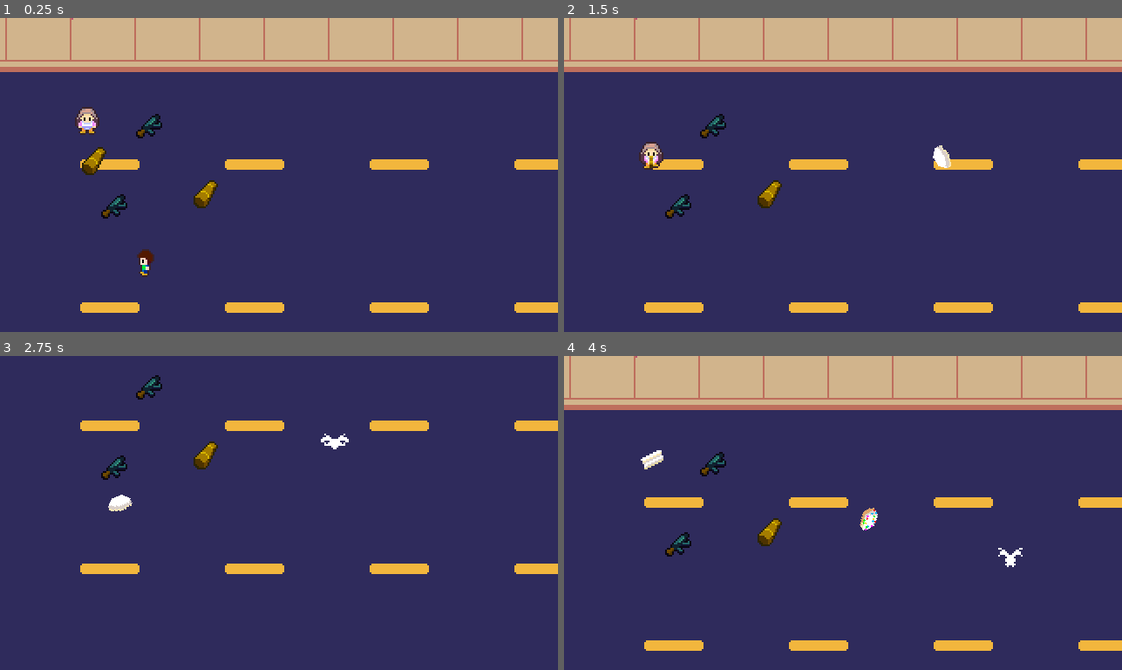
Above: before the commit, frames 1-4 (two rows, left to right).
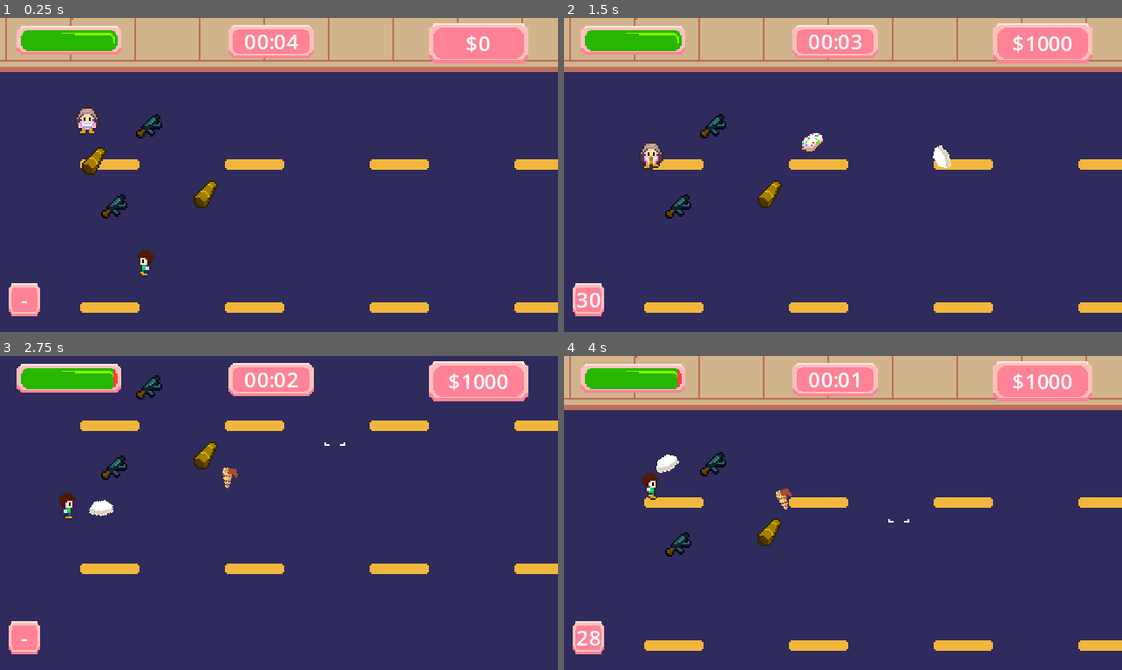
Above: after the commit, the same moments.

Repository: EricElMagenta/ligua-jam-2024
Game: Godot game, scene res://entities/world/world_1.tscn
Two runs of this game, one before a commit and one after it. Both use one fixed random seed, a clock stepped at 60 frames per second and the inputs below.
Inputs (mouse positions are in pixels of both pictures, inside the frame that each line leads up to):
- Up to frame 1 (0.25 s): no input
- Up to frame 2 (1.5 s): move the mouse to (965, 159) at 0.52 s; press the mouse at (965, 159) at 0.53 s; hold E (swap_weapon_right, bound only after the commit) 0.53-1.28 s; move the mouse to (731, 190) at 1.27 s; release the mouse at (731, 190) at 1.28 s; hold Down (ui_down) from 1.28 s (still down); click (731, 190) at 1.35 s
- Up to frame 3 (2.75 s): move the mouse to (334, 443) at 2.02 s; release Down (ui_down) at 2.03 s; press the mouse at (334, 443) at 2.03 s; hold E (swap_weapon_right, bound only after the commit) from 2.03 s (still down)
- Up to frame 4 (4 s): move the mouse to (815, 575) at 2.77 s; release E (swap_weapon_right, bound only after the commit) at 2.78 s; release the mouse at (815, 575) at 2.78 s; hold Up (ui_up) 2.78-3.53 s; click (815, 575) at 2.85 s; move the mouse to (1010, 560) at 3.52 s; press the mouse at (1010, 560) at 3.53 s; hold Q (swap_weapon_left, bound only after the commit) from 3.53 s (still down)

The runs differ from the first frame. In frame 1, 6.1% of the frame differs, in the area x 1-95%, y 1-95%; in frame 2, 6.3%; in frame 3, 6.8%; in frame 4, 6.9%.

Commit message:
Agregada interfaz básica con vida, municiones, tiempo y puntaje. Agregado swapping de armas.

Diff:
--- /dev/null
+++ b/entities/UI/healthbar.tscn
@@ -0,0 +1,10 @@
+[gd_scene load_steps=2 format=3 uid="uid://cpv50s3b0bo4p"]
+
+[sub_resource type="StyleBoxEmpty" id="StyleBoxEmpty_h0ikb"]
+
+[node name="Healthbar" type="ProgressBar"]
+offset_right = 240.0
+offset_bottom = 4.0
+theme_override_styles/background = SubResource("StyleBoxEmpty_h0ikb")
+value = 80.0
+show_percentage = false
--- a/entities/enemies/enemy_1.gd
+++ b/entities/enemies/enemy_1.gd
@@ -3,6 +3,7 @@
 
 const SPEED = 50.0
 const DAMAGE = 8
+const SCORE_VALUE = 50
 
 var health = 10
 var player_pos
@@ -35,5 +36,5 @@
 func handle_damage_to_player():
 	for body in hitbox.get_overlapping_bodies():
 		if body is Player && !player.damage_blink:
-			player.health -= DAMAGE
+			player.health.value -= DAMAGE
 			player.on_take_damage()
--- a/entities/player/player.gd
+++ b/entities/player/player.gd
@@ -1,20 +1,30 @@
 extends CharacterBody2D
 class_name Player
 
+const HEALTH_MAX = 100
 const SPEED = 100.0
 const WEAPON = ["default", "machinegun", "blowgun"]
 
-var health = 100 # VIDA
 var can_shoot = true # COOLDOWN
 var damage_blink = false # INVENCIBILIDAD DESPUÉS DE RECIBIR DAÑO
 var weapon_index = 0
 var current_anim_state = "idle"
+var has_weapon = [1, 0, 0]
 
 # MUNICIONES
+var machinegun_ammo = 0
+var blowgun_ammo = 0
 var ammo = 0
 
+# PUNTAJE
+var score = 0
+
+@onready var health = $"../UI/Healthbar/Health"
 @onready var animated_sprite_2d = $AnimatedSprite2D
 @onready var projectile = load("res://entities/player/projectile.tscn")
+
+func _ready():
+	health.value = HEALTH_MAX
 
 func _physics_process(delta):
 	var input_direction = Input.get_vector("ui_left", "ui_right", "ui_up", "ui_down")
@@ -24,9 +34,10 @@
 	elif weapon_index == 1: shooting_machinegun()
 	elif weapon_index == 2: shooting_blowgun()
 
+	swap_weapon()
 	move_and_slide()
-
-	if health < 1: get_tree().reload_current_scene()
+	print(has_weapon)
+	if health.value < 1: get_tree().reload_current_scene()
 
 ######################################################################### FUNCIONES AUXILIARES ############################################
 func handle_movement(input_direction):
@@ -60,7 +71,7 @@
 	animated_sprite_2d.play(current_weapon + "_" + current_anim_state)
 
 func shooting_default():
-	if Input.is_action_just_pressed("left_click") && can_shoot:
+	if Input.is_action_pressed("left_click") && can_shoot:
 		# Instanciar proyectil
 		var new_projectile = load("res://entities/player/projectile.tscn")
 		var projectile_instance = new_projectile.instantiate()
@@ -76,7 +87,7 @@
 
 func shooting_machinegun():
 	if Input.is_action_pressed("left_click") && can_shoot:
-
+		machinegun_ammo -= 1
 		# Instanciar el proyectil
 		var new_projectile = load("res://entities/player/projectile.tscn")
 		var projectile_instance = new_projectile.instantiate()
@@ -89,13 +100,13 @@
 		await get_tree().create_timer(0.05).timeout
 		can_shoot = true
 
-		ammo -= 1
-
-	if ammo <= 0: weapon_index = 0
+	if machinegun_ammo <= 0:
+		has_weapon[1] = 0
+		weapon_index = 0
 
 func shooting_blowgun():
 	if Input.is_action_pressed("left_click") && can_shoot:
-
+		blowgun_ammo -= 1
 		# Instanciar el proyectil
 		var new_projectile = load("res://entities/player/projectile.tscn")
 		var projectile_instance = new_projectile.instantiate()
@@ -108,9 +119,10 @@
 		await get_tree().create_timer(0.20).timeout
 		can_shoot = true
 
-		ammo -= 1
-
-	if ammo <= 0: weapon_index = 0
+	if blowgun_ammo <= 0:
+		has_weapon[2] = 0
+		weapon_index = 0
+
 #func handle_animation(input_direction):
 #	# Caminar en diferentes direcciones (debe haber alguna mejor forma de hacer esto)
 #	if input_direction == Vector2(0,0):
@@ -123,16 +135,66 @@
 #		if input_direction[0] < 0: animated_sprite_2d.scale.x = -1
 #		else: animated_sprite_2d.scale.x = 1
 
+func update_ammo():
+	if weapon_index == 0: return '-'
+	elif weapon_index == 1: return machinegun_ammo
+	elif weapon_index == 2: return blowgun_ammo
+
+func swap_weapon():
+	if Input.is_action_just_pressed("swap_weapon_right"):
+		var swap_direction = "right"
+		var next_weapon = next_weapon_available(swap_direction)
+		print("siguiente arma:" + str(next_weapon))
+		weapon_index = next_weapon
+
+		#var next_weapon = next_weapon_available(swap_direction)
+		#if next_weapon_available(swap_direction):
+			#weapon_index = next_weapon_available(swap_direction)
+		#if !next_weapon_available(weapon_index): return
+		#if weapon_index == len(has_weapon)-1: weapon_index = 0
+		#else: weapon_index += 1
+
+	if Input.is_action_just_pressed("swap_weapon_left"):
+		var swap_direction = "left"
+		var next_weapon = next_weapon_available(swap_direction)
+		print("siguiente arma:" + str(next_weapon))
+		weapon_index = next_weapon
+
+func next_weapon_available(swap_direction):
+	if swap_direction == "right":
+		for i in range(weapon_index+1, len(has_weapon), 1):
+			if has_weapon[i] == 1:
+				print(i)
+				return i
+
+		print("no se encontró la weá")
+		return 0
+
+	if swap_direction == "left":
+		if weapon_index == 0:
+			for i in range(len(has_weapon)-1, 0, -1):
+				if has_weapon[i] == 1:
+					print("Siguiente arma:" + str(i))
+					return i
+		else:
+			for i in range(weapon_index-1, 0, -1):
+				if has_weapon[i] == 1:
+					print("Siguiente arma:" + str(i))
+					return i
+	print("no se encontró la weá")
+	return 0
+
+
+
 ######################################################################### SEÑALES ##############################################################
 func _on_hitbox_area_entered(area):
 	if area is PowerUp:
 		if area.type == "machinegun":
-			if weapon_index == 1:
-				ammo += 50
-			else:
-				ammo = 50
+			machinegun_ammo += 20
 			weapon_index = 1
+			has_weapon[weapon_index] = 1
 		elif area.type == "blowgun":
-			ammo = 20
+			blowgun_ammo += 30
 			weapon_index = 2
+			has_weapon[weapon_index] = 1
 		area.queue_free()
--- a/entities/player/player.tscn
+++ b/entities/player/player.tscn
@@ -323,7 +323,7 @@
 
 [node name="AnimatedSprite2D" type="AnimatedSprite2D" parent="."]
 sprite_frames = SubResource("SpriteFrames_2skpv")
-animation = &"blowgun_walk_up"
+animation = &"default_idle"
 
 [node name="Camera2D" type="Camera2D" parent="."]
 limit_left = 0
--- a/entities/player/projectile.gd
+++ b/entities/player/projectile.gd
@@ -9,6 +9,7 @@
 var spawn_pos : Vector2 # Posición de spawn
 var target_pos : Vector2 # Objetivo (donde clickeó el jugador)
 var weapon_index = 0
+
 
 # Hitbox del dulce
 @onready var collision_shape_2d = $CollisionShape2D
@@ -58,5 +59,6 @@
 		if weapon_index != 2: queue_free()
 		# Elimina el enemigo si se queda sin vida
 		if body.health <= 0:
+			Events.enemy_defeated.emit()
 			body.queue_free()
 			return
--- /dev/null
+++ b/entities/world/ui.gd
@@ -0,0 +1,15 @@
+extends CanvasLayer
+
+@onready var health = $Healthbar/Health
+@onready var h_scroll_bar = $Node/HScrollBar
+@onready var progress_bar = $Node/ProgressBar
+
+# Called when the node enters the scene tree for the first time.
+func _ready():
+	pass # Replace with function body.
+
+
+# Called every frame. 'delta' is the elapsed time since the previous frame.
+func _process(delta):
+	progress_bar.value = h_scroll_bar.value
+	health.value = progress_bar.value
--- a/entities/world/world_1.gd
+++ b/entities/world/world_1.gd
@@ -1,23 +1,42 @@
 extends Node2D
+
+@onready var enemy_scene = preload("res://entities/enemies/enemy-1.tscn")
 
 @onready var collision_polygon_2d = $StaticBody2D/CollisionPolygon2D
 @onready var polygon_2d = $StaticBody2D/CollisionPolygon2D/Polygon2D
-@onready var enemy_scene = preload("res://entities/enemies/enemy-1.tscn")
 @onready var timer = $Timer
+@onready var level_time_label = $UI/Timer/TimePanel/CenterContainer/LevelTimeLabel
+@onready var level_timer = $UI/Timer/TimePanel/CenterContainer/LevelTimer
+@onready var score_label = $UI/Score/ScorePanel/CenterContainer/ScoreLabel
+@onready var ammo_label = $UI/Ammo/Ammopanel/AmmoLabel
+@onready var player = $Player
+
 
 var lower_spawn_rate_flag = true
 var spawn_modifier = 1.0
 var level_time = 0.0
+var score = 0
 
 func _ready():
 	polygon_2d.polygons = collision_polygon_2d.polygon
+	level_timer.start()
+	Events.enemy_defeated.connect(add_score)
 
 func _physics_process(delta):
+	level_time_label.text = "%02d:%02d" % countdown()
+	score_label.text = "$" + str(score)
 	level_time = Time.get_ticks_msec()
+	update_ammo()
 	#if level_time % 100 == 0:
 	#	if timer.wait_time > 0.1 : timer.wait_time -= 0.1
 	#	else: timer.wait_time = 0.1
 	lower_spawn_rate()
+
+func countdown():
+	var time_left = level_timer.time_left
+	var minutes = floor(time_left / 60)
+	var seconds =  int(time_left) % 60
+	return [minutes, seconds]
 
 func _on_timer_timeout():
 	var spawn_h_range = [-20, 472]
@@ -35,3 +54,9 @@
 		if timer.wait_time <= 0.1:
 			return
 		timer.wait_time -= 0.1
+
+func update_ammo():
+	ammo_label.text = str(player.update_ammo())
+
+func add_score():
+	score += 1000
--- a/entities/world/world_1.tscn
+++ b/entities/world/world_1.tscn
@@ -6,6 +6,8 @@
 [ext_resource type="PackedScene" uid="uid://dhdiqy6rg4gr7" path="res://entities/enemies/enemy-1.tscn" id="4_67pjp"]
 [ext_resource type="PackedScene" uid="uid://dlaanq0xdbrdd" path="res://entities/power-ups/power_up_machinegun.tscn" id="5_jshfb"]
 [ext_resource type="PackedScene" uid="uid://hp6dix5oygp4" path="res://entities/power-ups/power_up_blowgun.tscn" id="6_herc6"]
+[ext_resource type="Texture2D" uid="uid://cdh25ic0wcdig" path="res://sprites/UI/UI-healthbar-red.png" id="8_i2d2e"]
+[ext_resource type="Texture2D" uid="uid://tryno0o1e5oa" path="res://sprites/UI/UI-healthbar-green.png" id="9_2k0ui"]
 
 [node name="World1" type="Node2D"]
 script = ExtResource("1_j64mq")
@@ -44,4 +46,70 @@
 [node name="PowerUpBlowgun2" parent="." instance=ExtResource("6_herc6")]
 position = Vector2(54, 82)
 
+[node name="UI" type="CanvasLayer" parent="."]
+
+[node name="Healthbar" type="Node2D" parent="UI"]
+position = Vector2(3, -2)
+scale = Vector2(0.75, 0.75)
+metadata/_edit_group_ = true
+
+[node name="Health" type="TextureProgressBar" parent="UI/Healthbar"]
+offset_left = 9.0
+offset_top = 9.0
+offset_right = 89.0
+offset_bottom = 31.0
+step = 0.1
+texture_under = ExtResource("8_i2d2e")
+texture_progress = ExtResource("9_2k0ui")
+
+[node name="Timer" type="Node2D" parent="UI"]
+
+[node name="TimePanel" type="PanelContainer" parent="UI/Timer"]
+offset_left = 131.0
+offset_top = 4.0
+offset_right = 180.0
+offset_bottom = 23.0
+
+[node name="CenterContainer" type="CenterContainer" parent="UI/Timer/TimePanel"]
+layout_mode = 2
+
+[node name="LevelTimeLabel" type="Label" parent="UI/Timer/TimePanel/CenterContainer"]
+layout_mode = 2
+theme_override_font_sizes/font_size = 12
+vertical_alignment = 1
+
+[node name="LevelTimer" type="Timer" parent="UI/Timer/TimePanel/CenterContainer"]
+wait_time = 5.0
+one_shot = true
+
+[node name="Score" type="Node2D" parent="UI"]
+
+[node name="ScorePanel" type="PanelContainer" parent="UI/Score"]
+offset_left = 246.0
+offset_top = 3.0
+offset_right = 303.0
+offset_bottom = 26.0
+
+[node name="CenterContainer" type="CenterContainer" parent="UI/Score/ScorePanel"]
+layout_mode = 2
+
+[node name="ScoreLabel" type="Label" parent="UI/Score/ScorePanel/CenterContainer"]
+layout_mode = 2
+theme_override_font_sizes/font_size = 12
+
+[node name="Ammo" type="Node2D" parent="UI"]
+position = Vector2(12, 161)
+metadata/_edit_group_ = true
+
+[node name="Ammopanel" type="PanelContainer" parent="UI/Ammo"]
+offset_left = -7.0
+offset_top = -9.0
+offset_right = 11.0
+offset_bottom = 10.0
+
+[node name="AmmoLabel" type="Label" parent="UI/Ammo/Ammopanel"]
+layout_mode = 2
+theme_override_font_sizes/font_size = 12
+horizontal_alignment = 1
+
 [connection signal="timeout" from="Timer" to="." method="_on_timer_timeout"]
--- /dev/null
+++ b/events.gd
@@ -0,0 +1,3 @@
+extends Node
+
+signal enemy_defeated
--- /dev/null
+++ b/my_theme.tres
@@ -0,0 +1,13 @@
+[gd_resource type="Theme" load_steps=3 format=3 uid="uid://33pgxkmafpk"]
+
+[ext_resource type="Texture2D" uid="uid://8b0pvck73l05" path="res://sprites/UI/UI-score.png" id="1_e5chh"]
+
+[sub_resource type="StyleBoxTexture" id="StyleBoxTexture_r3ajr"]
+texture = ExtResource("1_e5chh")
+texture_margin_left = 1.0
+texture_margin_top = 1.0
+texture_margin_right = 1.0
+texture_margin_bottom = 1.0
+
+[resource]
+PanelContainer/styles/panel = SubResource("StyleBoxTexture_r3ajr")
--- a/project.godot
+++ b/project.godot
@@ -15,6 +15,10 @@
 config/features=PackedStringArray("4.3", "GL Compatibility")
 config/icon="res://icon.svg"
 
+[autoload]
+
+Events="*res://events.gd"
+
 [display]
 
 window/size/viewport_width=320
@@ -23,6 +27,10 @@
 window/size/window_width_override=1280
 window/size/window_height_override=720
 window/stretch/mode="canvas_items"
+
+[gui]
+
+theme/custom="res://my_theme.tres"
 
 [input]
 
@@ -63,6 +71,16 @@
 "events": [Object(InputEventMouseButton,"resource_local_to_scene":false,"resource_name":"","device":-1,"window_id":0,"a …(253 unchanged characters)…
 ]
 }
+swap_weapon_left={
+"deadzone": 0.5,
+"events": [Object(InputEventKey,"resource_local_to_scene":false,"resource_name":"","device":0,"window_id":0,"alt_pressed":false,"shift_pressed":false,"ctrl_pressed":false,"meta_pressed":false,"pressed":false,"keycode":0,"physical_keycode":81,"key_label":0,"unicode":0,"location":0,"echo":false,"script":null)
+]
+}
+swap_weapon_right={
+"deadzone": 0.5,
+"events": [Object(InputEventKey,"resource_local_to_scene":false,"resource_name":"","device":-1,"window_id":0,"alt_pressed":false,"shift_pressed":false,"ctrl_pressed":false,"meta_pressed":false,"pressed":false,"keycode":0,"physical_keycode":69,"key_label":0,"unicode":101,"location":0,"echo":false,"script":null)
+]
+}
 
 [layer_names]
 
Not shown: 1 places in entities/world/world_1.tscn that only renumber resources
Binary file added: sprites/UI/UI-ammo.png
Not shown, added: sprites/UI/UI-ammo.png.import
Binary file added: sprites/UI/UI-arrow.png
Not shown, added: sprites/UI/UI-arrow.png.import
Binary file added: sprites/UI/UI-health-empty.png
Not shown, added: sprites/UI/UI-health-empty.png.import
Binary file added: sprites/UI/UI-health-green.png
Not shown, added: sprites/UI/UI-health-green.png.import
Binary file added: sprites/UI/UI-health-red.png
Not shown, added: sprites/UI/UI-health-red.png.import
Binary file added: sprites/UI/UI-healthbar-green.png
(and 9 more such lines)
